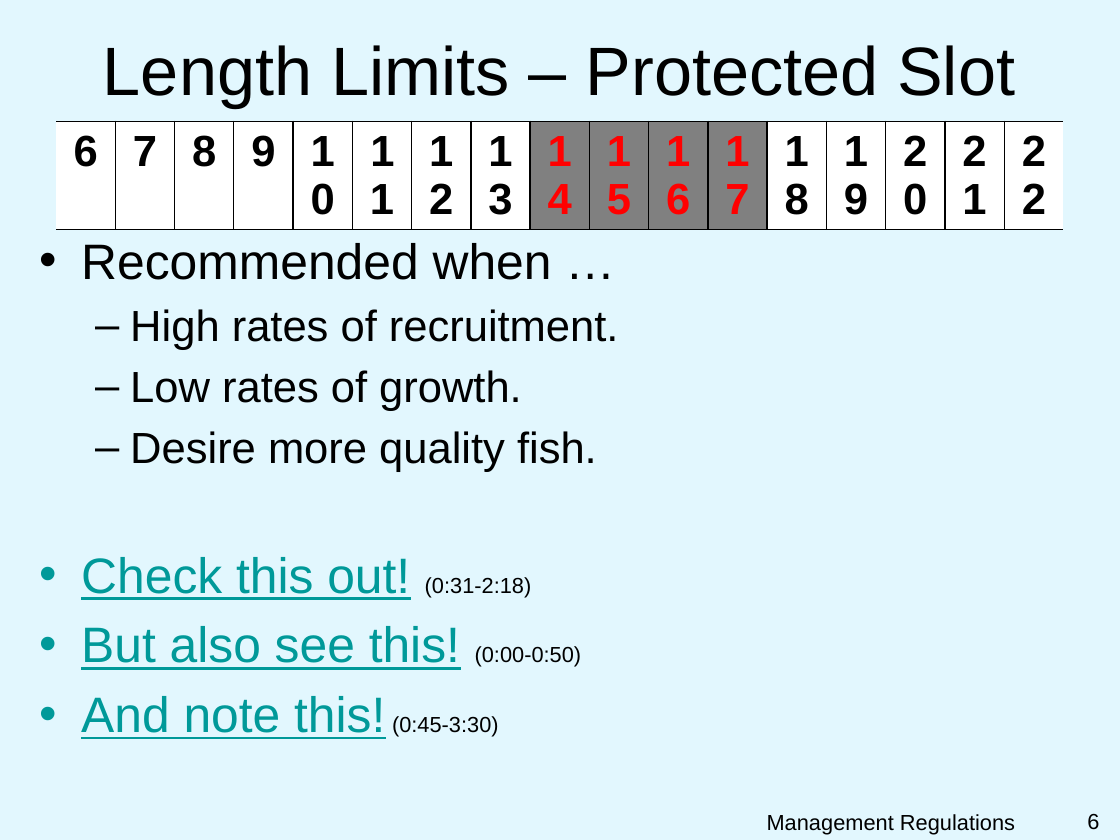
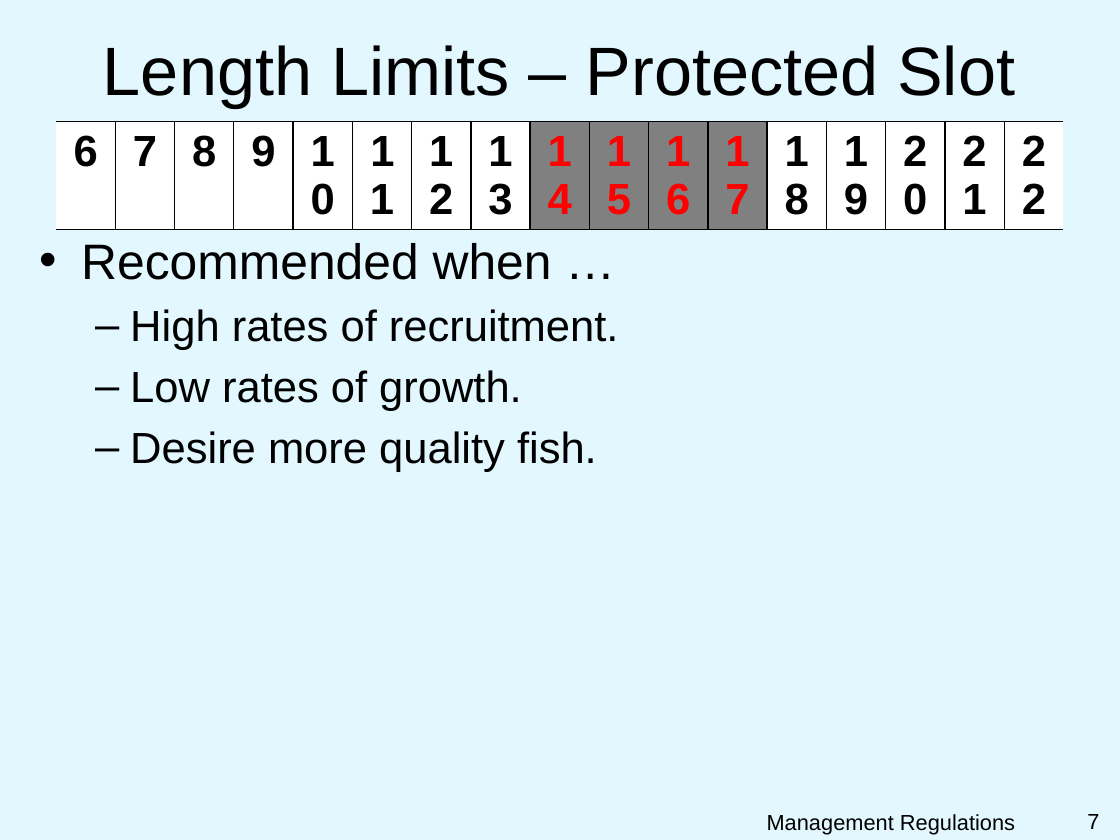
Before and after one commit to droglenc/NCNRS349, a slide deck: slide 7 of modules/PPT/SizeLimits.pptx (slide 6 before the commit). Drawn at 1120x840 pixels with LibreOffice and Linux fonts; fonts in the diff are those of the drawing; background and template pictures are left out. Boxes give left, top, right and bottom in pixels: in the first picture for what was removed or moved away, otherwise in the second. Text is boxed around its words. In the diff, an @@ line names an element or a change of style, - is before the commit and + after.

Commit message:
Updated Size Limits lectures

```diff
--- a/modules/PPT/SizeLimits.pptx
+++ b/modules/PPT/SizeLimits.pptx
@@ text at bbox=[81, 557, 582, 739]: paragraphs removed @@
-• Check this out! (0:31-2:18)
-• But also see this! (0:00-0:50)
-• And note this! (0:45-3:30)
@@ page number at bbox=[1087, 814, 1099, 829]: text changed @@
-6
+7
```
Also in this commit, not shown: 2 slides added, 3 other files.
